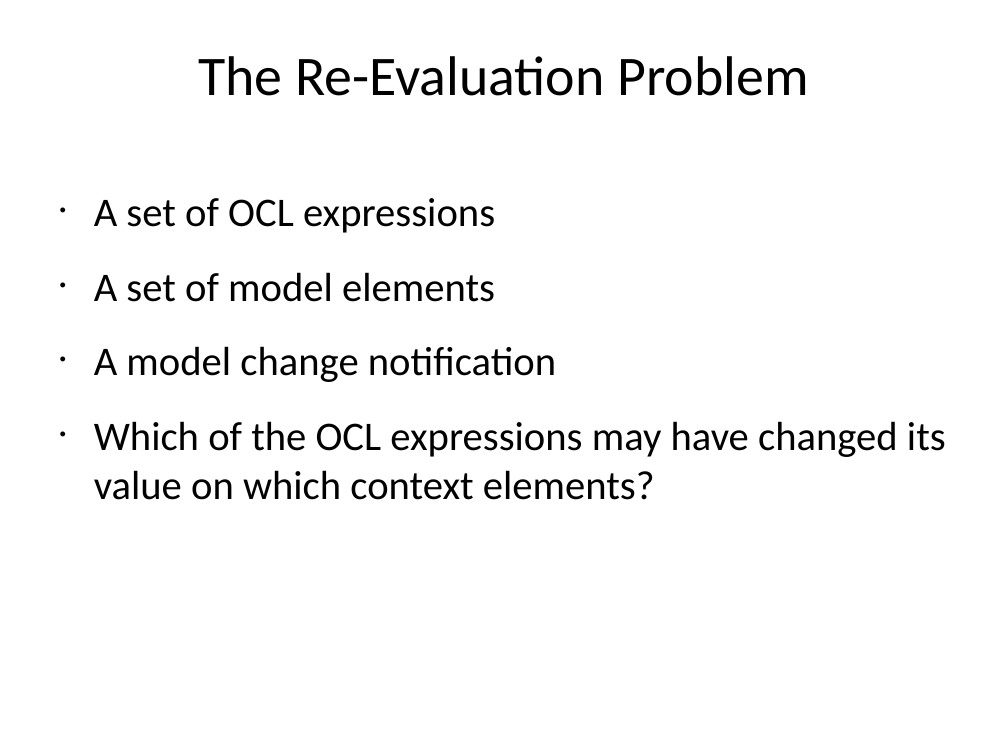
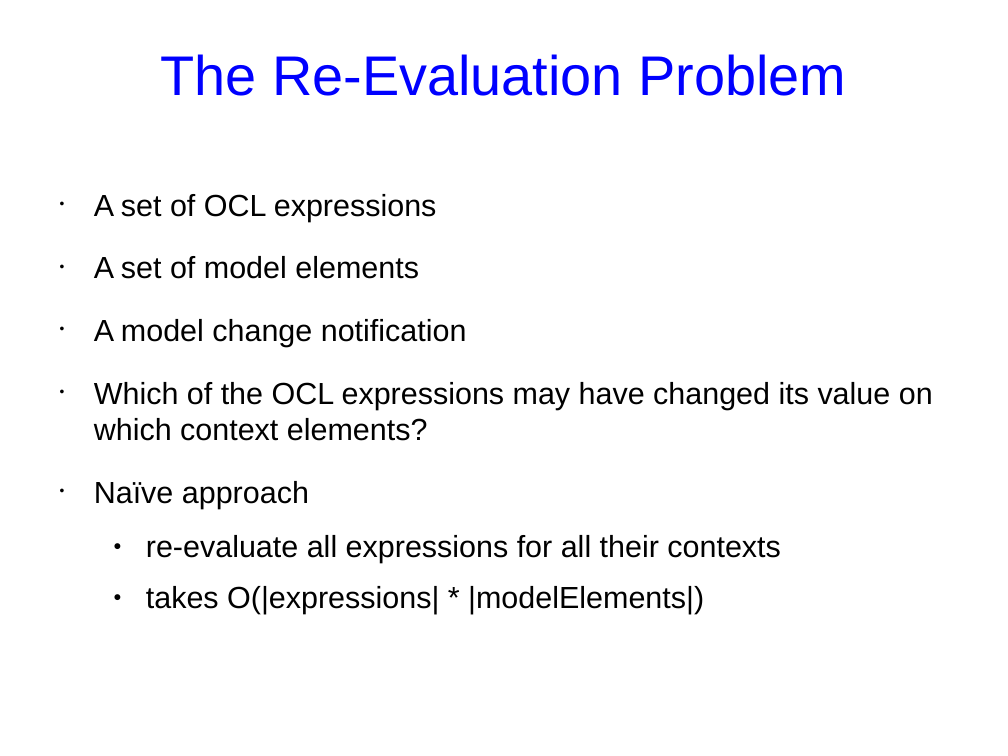
Before and after one commit to eclipse-ocl/ocl-website, a slide deck: slide 48 of ocl/docs/publications/ESE2010LongTalk/EnrichingWithOCL.odp. Drawn at 1008x756 pixels with LibreOffice and Linux fonts; fonts in the diff are those of the drawing. Boxes give left, top, right and bottom in pixels: in the first picture for what was removed or moved away, otherwise in the second. Text is boxed around its words. In the diff, an @@ line names an element or a change of style, - is before the commit and + after.

```diff
--- a/ocl/docs/publications/ESE2010LongTalk/EnrichingWithOCL.odp
+++ b/ocl/docs/publications/ESE2010LongTalk/EnrichingWithOCL.odp
@@ title "The Re-Evaluation Problem" at [160, 54, 846, 96]: font Calibri to Arial, text colour #000000 to #0000FF @@
@@ text at [94, 194, 933, 441]: size 32 to 24 pt, font Calibri to Arial in "A set of OCL expressions", "A set of model elements", "A model change notification", "Which of the OCL expressions may have ..." @@
@@ text at [94, 481, 780, 614]: paragraphs added @@
+• Naïve approach
+  ● re-evaluate all expressions for all their contexts
+  ● takes O(|expressions| * |modelElements|)
```
Also in this commit, not shown: 2 other slides changed, 11 slides added, 10 slides removed.
